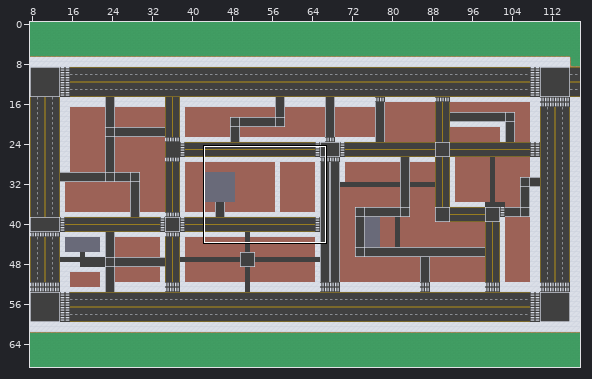
Level history. LDtk project: Assets/Map/Map/Team-Project-Map.ldtk. Above: a wide view before the commit, with the close-up outlined.
Close-up. First the earlier version:
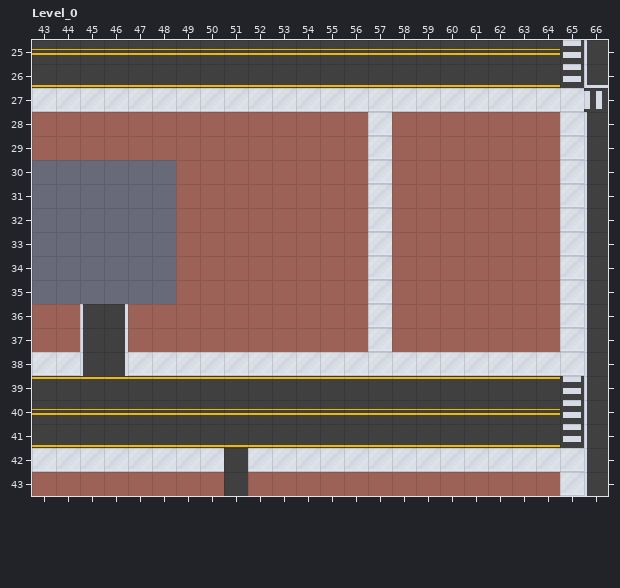
Cells are 16x16 px. Shown: Level_0 x 43..66, y 25..43. The commit also changed other parts of the map, which this record leaves out.
Once edited:
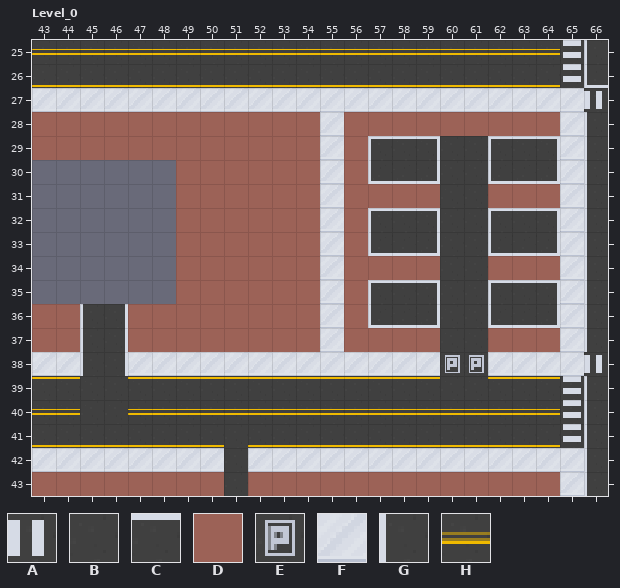
Key: from "Crosswork_Horizon": A 1 "Crosswork_Horizon"; from "Default_Road": B 1 "Default_Road"; from "Intersection": C 1 "Intersection"; from "NoCar": D 1 "NoCar"; from "P": E 1 "P"; from "SideWalk": F 1 "SideWalk"; from "YDG_V": G 1 "YDG_V"; from "Yellow_Line_Road_H": H 1 "Yellow_Line_Road_H".
_ is an empty cell.
Tiles of an added or newly shown layer are drawn over the layers below it.
Diff:
Layer "P" (added):
Tile E now appears in row 38 at x 60 to 61.
Layer "NoCar":
Tile D now appears in row 28 at x 57; in row 31 at x 57; in row 34 at x 57; in row 37 at x 57.
The edit erases tile D in row 28 at x 55; in rows 29 to 30 at x 55 and 58 to 64; in row 31 at x 55 and 60 to 61; in rows 32 to 33 at x 55 and 58 to 64; in row 34 at x 55 and 60 to 61; in rows 35 to 36 at x 55 and 58 to 64.
The edit erases tile D in row 37 at x 55 and 60 to 61.
Layer "SideWalk":
Tile F now appears in rows 28 to 37 at x 55.
The edit erases tile F in rows 28 to 37 at x 57; in row 38 at x 60 to 61.
Layer "YDG_V":
The edit erases tile G in row 38 at x 66.
Layer "Intersection":
Tile C now appears in rows 29 to 30 at x 57 to 59 and 62 to 64; in rows 32 to 33 at x 57 to 59 and 62 to 64; in rows 35 to 36 at x 57 to 59 and 62 to 64.
Layer "Crosswork_Horizon":
Tile A now appears in row 38 at x 66.
Layer "Yellow_Line_Road_H":
The edit erases tile H in row 40 at x 45 to 46.
Layer "Default_Road":
Tile B now appears in rows 29 to 37 at x 60 to 61; in row 39 at x 45 to 46 and 60 to 61; in row 40 at x 45 to 46; in row 41 at x 51.
